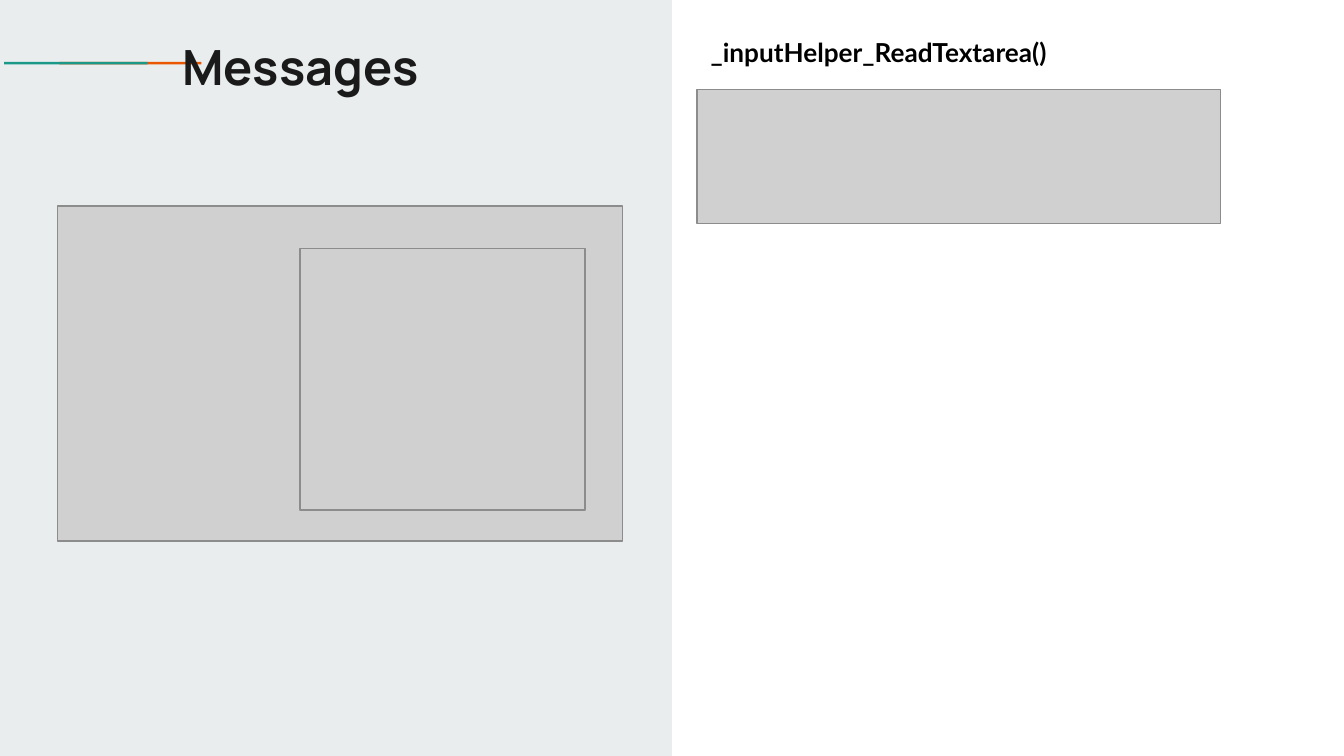
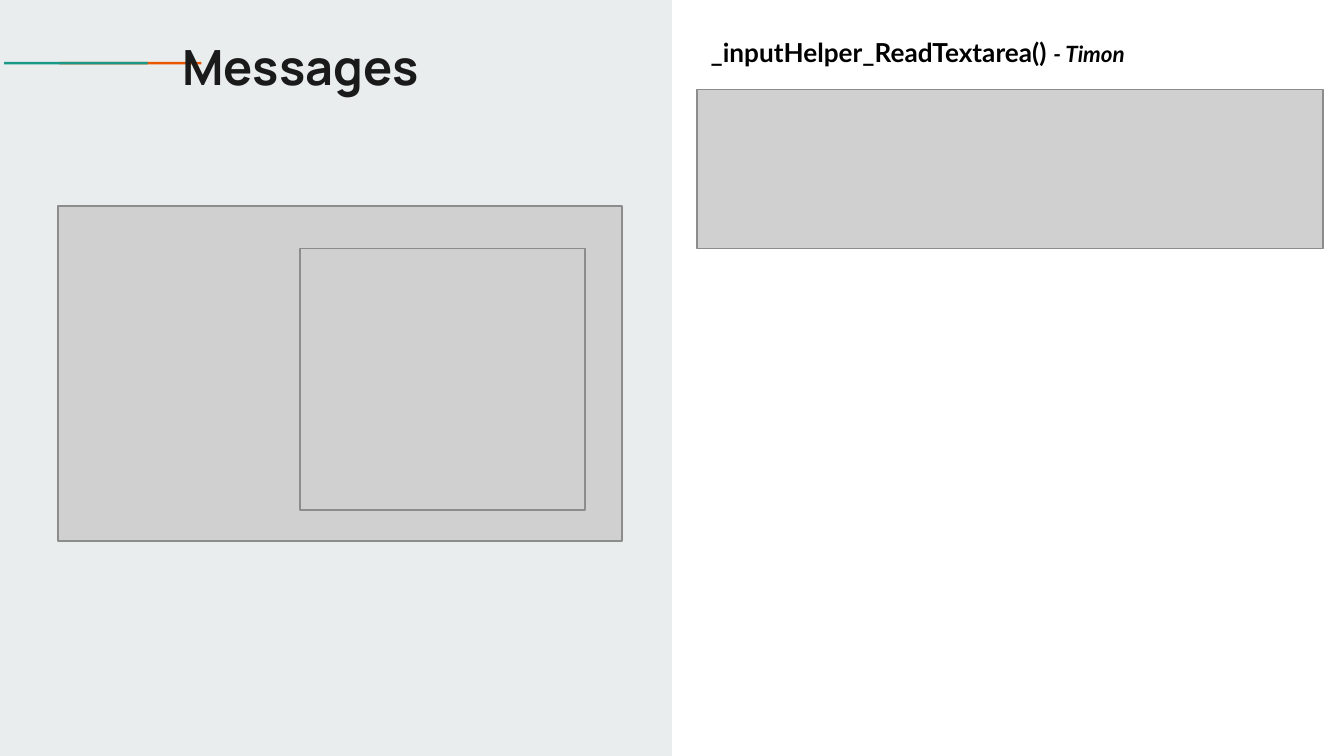
Before and after one commit to jantiegges/AWSys, a slide deck: slide 21 of HA 01/WhatsChat_1.pptx. Drawn at 1344x756 pixels with LibreOffice and Linux fonts; fonts in the diff are those of the drawing; grey boxes stand for pictures. Boxes give left, top, right and bottom in pixels: in the first picture for what was removed or moved away, otherwise in the second. Text is boxed around its words. In the diff, an @@ line names an element or a change of style, - is before the commit and + after.

```diff
--- a/HA 01/WhatsChat_1.pptx
+++ b/HA 01/WhatsChat_1.pptx
@@ text at [711, 41, 1124, 67]: text changed @@
-_inputHelper_ReadTextarea()
+_inputHelper_ReadTextarea() - Timon
@@ picture: place and size @@
-picture at [698, 90, 1220, 224]
+picture at [698, 90, 1324, 249]
```
Also in this commit, not shown: 18 other slides changed, 1 other file.
